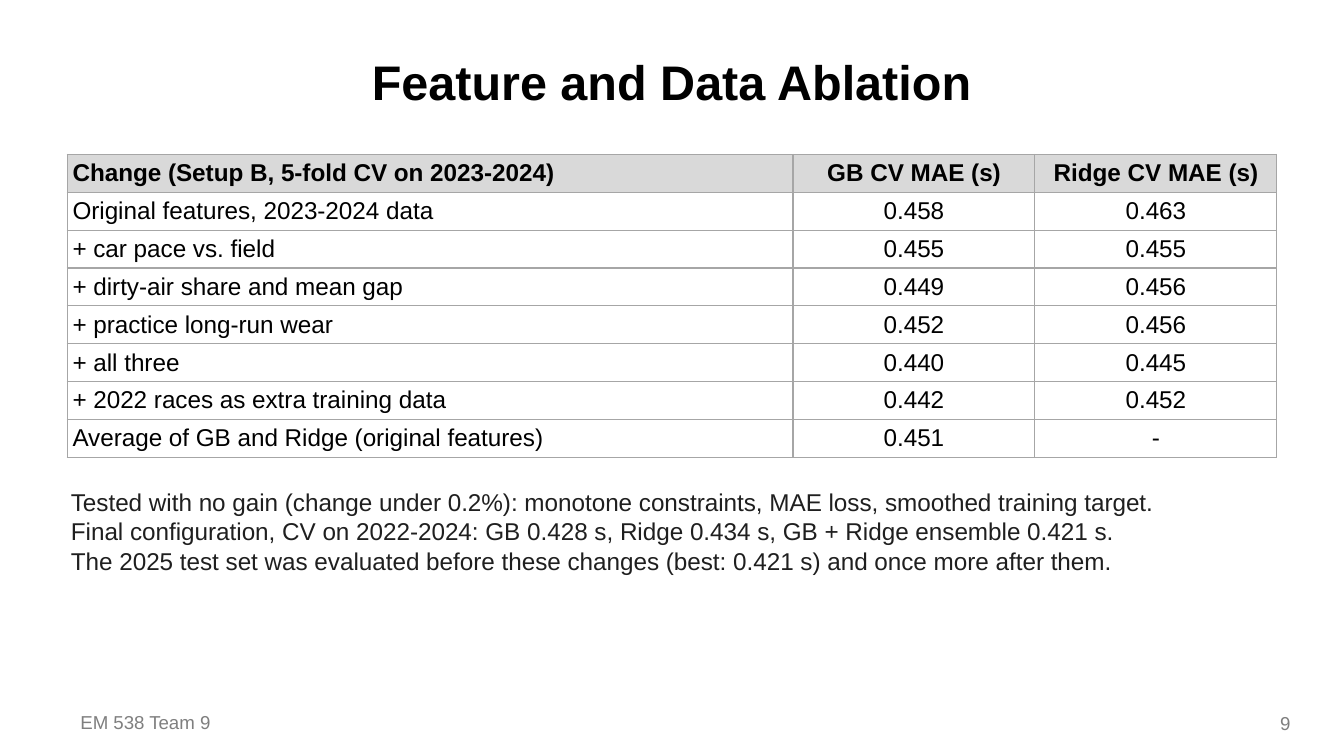
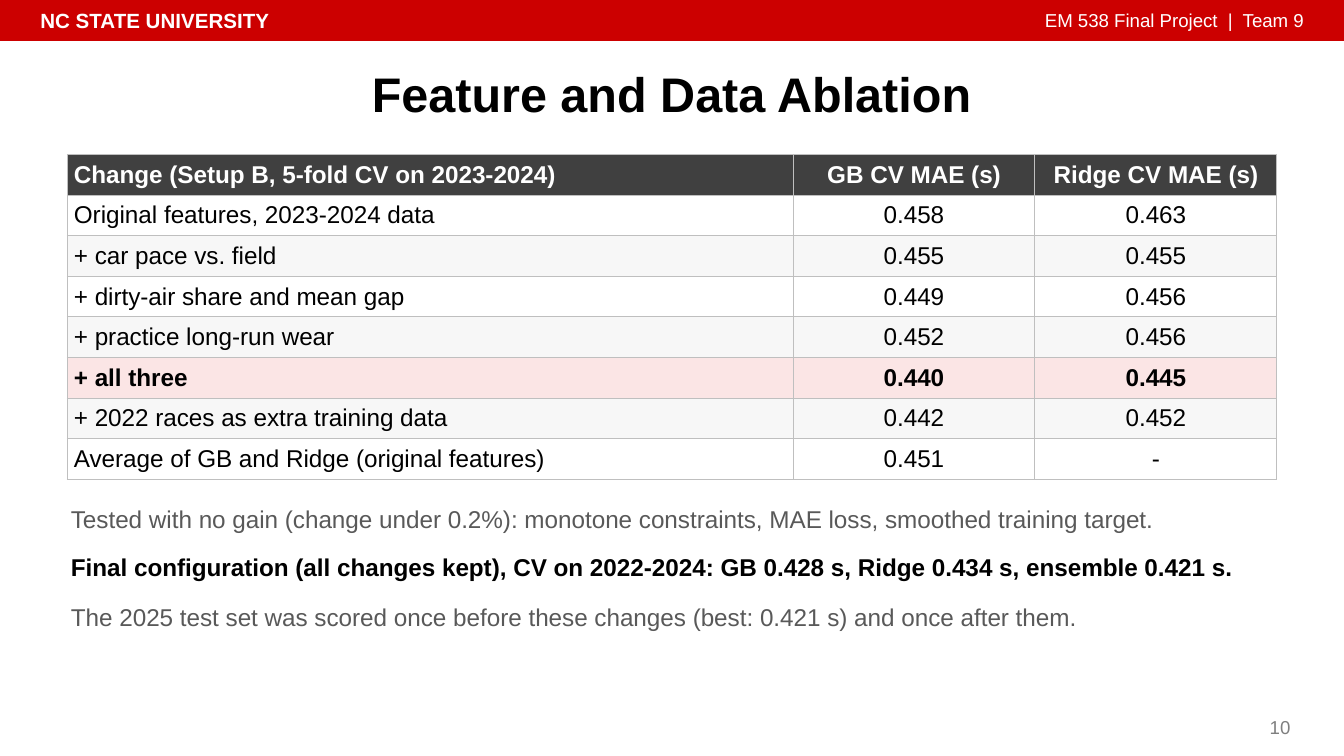
Before and after one commit to isaiahnick/f1-tire-degradation, a slide deck: slide 10 of reports/presentation/PitWall_Final_Presentation.pptx (slide 9 before the commit). Drawn at 1344x756 pixels with LibreOffice and Linux fonts; fonts in the diff are those of the drawing. Boxes give left, top, right and bottom in pixels: in the first picture for what was removed or moved away, otherwise in the second. Text is boxed around its words. In the diff, an @@ line names an element or a change of style, - is before the commit and + after.

```diff
--- a/reports/presentation/PitWall_Final_Presentation.pptx
+++ b/reports/presentation/PitWall_Final_Presentation.pptx
@@ rectangle added at (0, 0, 1344, 40), fill #CC0000, outline #CC0000 1 pt @@
@@ text added at (40, 13, 269, 29), 11 pt, text #FFFFFF, bold @@
+NC STATE UNIVERSITY
@@ text at (1045, 13, 1303, 31): text changed; text colour #7F7F7F to #FFFFFF @@
-EM 538 Team 9
+EM 538 Final Project | Team 9
@@ title "Feature and Data Ablation": place and size @@
-title "Feature and Data Ablation" at (372, 65, 971, 101)
+title "Feature and Data Ablation" at (372, 77, 971, 113)
@@ table at (67, 155, 1277, 476) @@
@@ fill #D9D9D9 to #404040 in row 1 @@
@@ fill #FFFFFF to #F7F7F7 in 9 cells @@
@@ fill #FFFFFF to #FBE5E5 in row 6 @@
@@ text colour #000000 to #FFFFFF in "Change (Setup B, 5-fold CV on 2023-2024)", "GB CV MAE (s)", "Ridge CV MAE (s)" @@
@@ bold on in "+ all three", "0.440", "0.445" @@
@@ borders changed @@
@@ text added at (71, 510, 1153, 533), 13 pt, text #595959 @@
+Tested with no gain (change under 0.2%): monotone constraints, MAE loss, smoothed training target.
@@ text at (71, 558, 1232, 581): text changed; text colour #1F1F1F to #000000; bold on @@
-Tested with no gain (change under 0.2%): monotone constraints, MAE loss, smoothed training target.
-Final configuration, CV on 2022-2024: GB 0.428 s, Ridge 0.434 s, GB + Ridge ensemble 0.421 s.
-The 2025 test set was evaluated before these changes (best: 0.421 s) and once more after them.
+Final configuration (all changes kept), CV on 2022-2024: GB 0.428 s, Ridge 0.434 s, ensemble 0.421 s.
@@ text added at (71, 608, 1077, 631), 13 pt, text #595959 @@
+The 2025 test set was scored once before these changes (best: 0.421 s) and once after them.
@@ page number removed at (1280, 717, 1290, 730) @@
-9
@@ page number added at (1270, 721, 1291, 734), 10 pt, text #7F7F7F @@
+10
```
Also in this commit, not shown: 17 other slides changed, 1 slide added, 9 other files.
